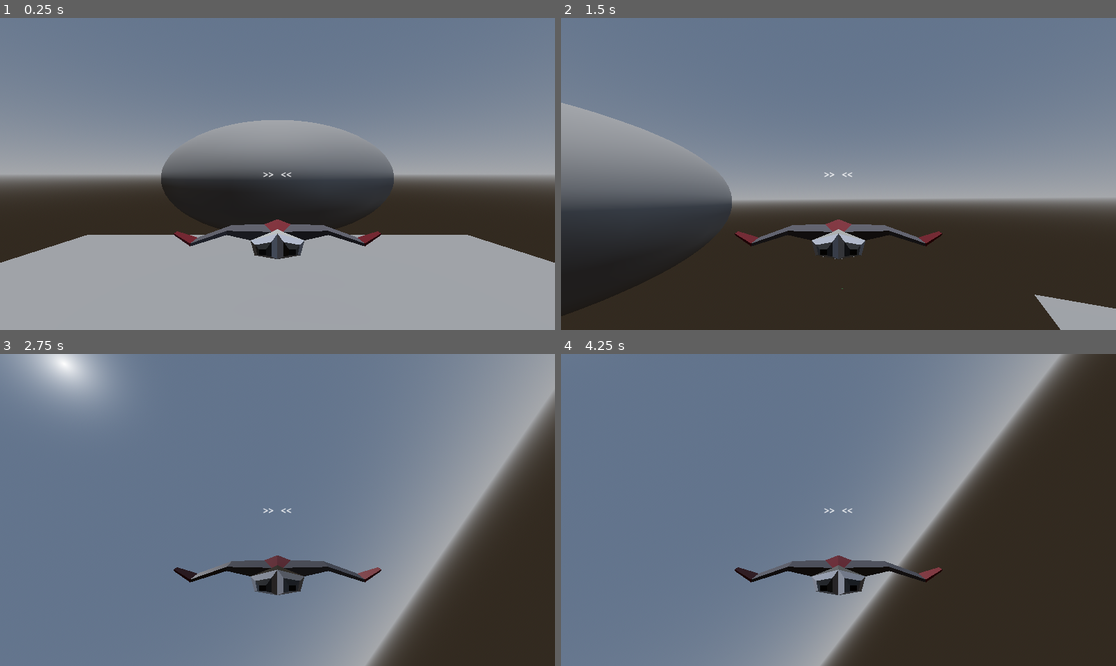
Above: before the commit, frames 1-4 (two rows, left to right).
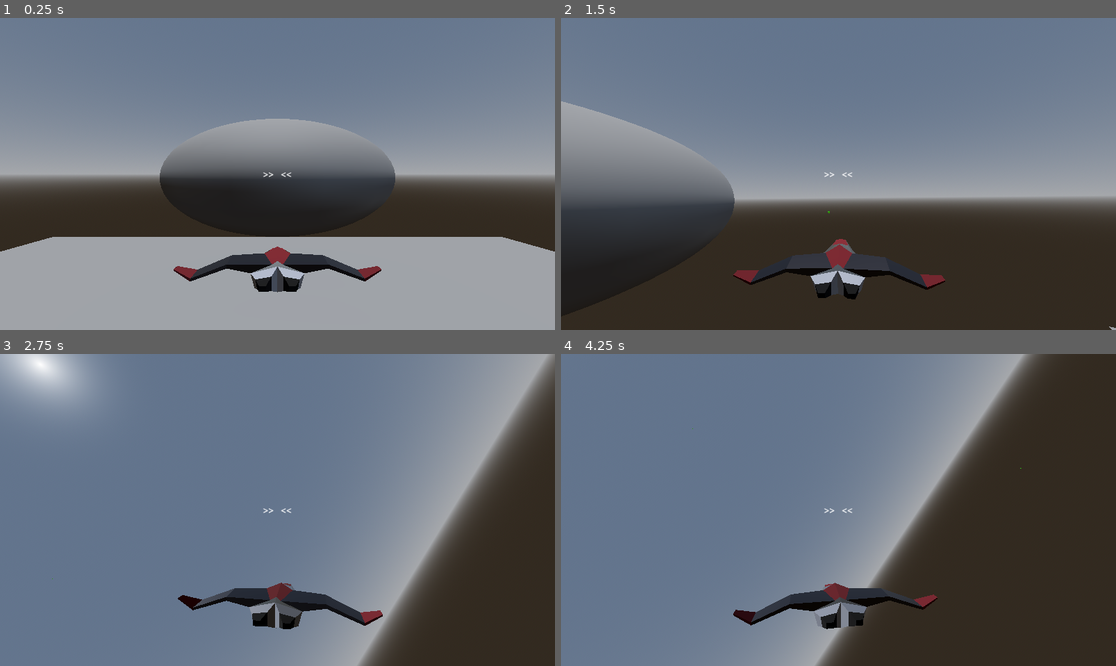
Above: after the commit, the same moments.

Repository: jonathaneeckhout/operationmothership
Game: Godot game, scene res://scenes/main/main.tscn
Two runs of this game, one before a commit and one after it. Both use one fixed random seed, a clock stepped at 60 frames per second and the inputs below.
Inputs (mouse positions are in pixels of both pictures, inside the frame that each line leads up to):
- Up to frame 1 (0.25 s): no input
- Up to frame 2 (1.5 s): move the mouse to (960, 158) at 0.52 s; hold E (move_right) 0.53-1.28 s; click (960, 158) at 0.6 s; move the mouse to (727, 189) at 1.27 s; hold S (move_down) from 1.28 s (still down); click (727, 189) at 1.35 s
- Up to frame 3 (2.75 s): move the mouse to (333, 441) at 2.02 s; release S (move_down) at 2.03 s; hold E (move_right) from 2.03 s (still down); click (333, 441) at 2.1 s
- Up to frame 4 (4.25 s): move the mouse to (810, 572) at 2.77 s; release E (move_right) at 2.78 s; hold W (move_up) 2.78-3.53 s; click (810, 572) at 2.85 s; move the mouse to (1005, 556) at 3.52 s; hold Q (move_left) from 3.53 s (still down); click (1005, 556) at 3.6 s

The runs differ from the first frame. In frame 1, 4.9% of the frame differs, in the area x 0-100%, y 32-88%; in frame 2, 4.9%; in frame 3, 11%, in the area x 0-100%, y 0-100%; in frame 4, 9.6%.

Commit message:
add disc

Diff:
--- /dev/null
+++ b/operationmothership/components/player/lean_component/lean_component.gd
@@ -0,0 +1,15 @@
+extends Node
+
+@export var model: Node3D
+
+@onready var actor: CharacterBody3D = get_parent()
+@onready var input_component: PlayerInputComponent = actor.get_node_or_null("PlayerInputComponent")
+
+func _physics_process(delta: float) -> void:
+	var target_mesh_pitch = deg_to_rad(clamp(input_component.pitch, -1, 1) * 15.0)
+	var target_mesh_yaw = deg_to_rad(clamp(input_component.yaw, -1, 1) * 10.0)
+	var target_mesh_roll = deg_to_rad(clamp(input_component.roll, -1, 1) * 30.0)
+
+	model.rotation.x = lerp_angle(model.rotation.x, -target_mesh_pitch, delta * 5.0)
+	model.rotation.y = lerp_angle(model.rotation.y, -target_mesh_yaw, delta * 5.0)
+	model.rotation.z = lerp_angle(model.rotation.z, target_mesh_roll, delta * 5.0)
--- /dev/null
+++ b/operationmothership/components/player/lean_component/lean_component.tscn
@@ -0,0 +1,6 @@
+[gd_scene load_steps=2 format=3 uid="uid://b1jc8vqicxbkg"]
+
+[ext_resource type="Script" uid="uid://b0ko5aecu8mnb" path="res://components/player/lean_component/lean_component.gd" id="1_21pvu"]
+
+[node name="LeanComponent" type="Node"]
+script = ExtResource("1_21pvu")
--- a/operationmothership/components/player/player_input/player_input.gd
+++ /dev/null
@@ -1,34 +0,0 @@
-extends Node
-class_name PlayerInput
-
-@export var pitch := 0.0
-@export var yaw := 0.0
-@export var roll := 0.0
-
-@export var speed_up := false
-@export var slow_down := false
-
-@export var shoot := false
-
-@export var pitch_up_key := "move_up"
-@export var pitch_down_key := "move_down"
-@export var yaw_left_key := "move_left"
-@export var yaw_right_key := "move_right"
-@export var roll_left_key := "roll_left"
-@export var roll_right_key := "roll_right"
-
-@export var speed_up_key := "speed_up"
-@export var slow_down_key := "slow_down"
-
-@export var shoot_key := "shoot"
-
-
-func _physics_process(_delta: float) -> void:
-	pitch = Input.get_axis(pitch_up_key, pitch_down_key)
-	yaw = Input.get_axis(yaw_left_key, yaw_right_key)
-	roll = Input.get_axis(roll_left_key, roll_right_key)
-
-	speed_up = Input.is_action_pressed(speed_up_key)
-	slow_down = Input.is_action_pressed(slow_down_key)
-
-	shoot = Input.is_action_pressed(shoot_key)
--- a/operationmothership/components/player/player_input/player_input.tscn
+++ /dev/null
@@ -1,6 +0,0 @@
-[gd_scene load_steps=2 format=3 uid="uid://dtpxyqvi17yoi"]
-
-[ext_resource type="Script" uid="uid://c6afypjp06le4" path="res://components/player/player_input/player_input.gd" id="1_mpbbl"]
-
-[node name="PlayerInput" type="Node"]
-script = ExtResource("1_mpbbl")
--- /dev/null
+++ b/operationmothership/components/player/player_input_component/player_input_component.gd
@@ -0,0 +1,58 @@
+extends Node
+class_name PlayerInputComponent
+
+@export var pitch := 0.0
+@export var yaw := 0.0
+@export var roll := 0.0
+
+@export var speed_up := false
+@export var slow_down := false
+@export var shoot := false
+
+@export var pitch_up_key := "move_up"
+@export var pitch_down_key := "move_down"
+@export var yaw_left_key := "move_left"
+@export var yaw_right_key := "move_right"
+@export var roll_left_key := "roll_left"
+@export var roll_right_key := "roll_right"
+
+@export var speed_up_key := "speed_up"
+@export var slow_down_key := "slow_down"
+@export var shoot_key := "shoot"
+
+@export var mouse_sensitivity := 0.01
+@export var clamp_input := true
+
+var mouse_delta := Vector2.ZERO
+
+func _ready():
+	Input.mouse_mode = Input.MOUSE_MODE_CAPTURED
+
+func _unhandled_input(event: InputEvent) -> void:
+	if event is InputEventMouseMotion:
+		mouse_delta = event.relative
+
+
+func _physics_process(_delta: float) -> void:
+	# Keyboard input
+	var pitch_input = Input.get_axis(pitch_up_key, pitch_down_key)
+	var yaw_input = Input.get_axis(yaw_left_key, yaw_right_key)
+	var roll_input = Input.get_axis(roll_left_key, roll_right_key)
+
+	pitch_input += -mouse_delta.y * mouse_sensitivity
+	yaw_input  += mouse_delta.x * mouse_sensitivity
+
+	#if clamp_input:
+		#pitch_input = clamp(pitch_input, -1.0, 1.0)
+		#roll_input = clamp(roll_input, -1.0, 1.0)
+
+	pitch = pitch_input
+	yaw = yaw_input
+	roll = roll_input
+
+	speed_up = Input.is_action_pressed(speed_up_key)
+	slow_down = Input.is_action_pressed(slow_down_key)
+	shoot = Input.is_action_pressed(shoot_key)
+
+	# Reset mouse delta
+	mouse_delta = Vector2.ZERO
--- /dev/null
+++ b/operationmothership/components/player/player_input_component/player_input_component.tscn
@@ -0,0 +1,6 @@
+[gd_scene load_steps=2 format=3 uid="uid://dtpxyqvi17yoi"]
+
+[ext_resource type="Script" uid="uid://c6afypjp06le4" path="res://components/player/player_input_component/player_input_component.gd" id="1_8wyle"]
+
+[node name="PlayerInputComponent" type="Node"]
+script = ExtResource("1_8wyle")
--- a/operationmothership/components/player/player_movement/player_movement.tscn
+++ /dev/null
@@ -1,6 +0,0 @@
-[gd_scene load_steps=2 format=3 uid="uid://dnafsusluo6m7"]
-
-[ext_resource type="Script" uid="uid://ckhbpq3xh6c1j" path="res://components/player/player_movement/player_movement.gd" id="1_ndml5"]
-
-[node name="PlayerMovement" type="Node"]
-script = ExtResource("1_ndml5")
--- a/operationmothership/components/player/player_movement/player_movement.gd
+++ b/operationmothership/components/player/player_movement/player_movement_component.gd
@@ -15,7 +15,7 @@
 @export var rotation_lerp_speed := 5.0
 
 @onready var actor: CharacterBody3D = get_parent()
-@onready var input_component: PlayerInput = actor.get_node_or_null("PlayerInput")
+@onready var input_component: PlayerInputComponent = actor.get_node_or_null("PlayerInputComponent")
 
 var pitch_smoothed := 0.0
 var yaw_smoothed := 0.0
--- /dev/null
+++ b/operationmothership/components/player/player_movement/player_movement_component.tscn
@@ -0,0 +1,6 @@
+[gd_scene load_steps=2 format=3 uid="uid://dnafsusluo6m7"]
+
+[ext_resource type="Script" uid="uid://ckhbpq3xh6c1j" path="res://components/player/player_movement/player_movement_component.gd" id="1_key8n"]
+
+[node name="PlayerMovementComponent" type="Node"]
+script = ExtResource("1_key8n")
--- a/operationmothership/components/player/player_shoot_component/player_shoot_component.gd
+++ b/operationmothership/components/player/player_shoot_component/player_shoot_component.gd
@@ -2,10 +2,10 @@
 class_name PlayerSchoot
 
 @export var bullet_scene: PackedScene
-@export var fire_rate := 0.1
+@export var fire_rate := 0.3
 
 @onready var actor: CharacterBody3D = get_parent()
-@onready var input_component: PlayerInput = actor.get_node_or_null("PlayerInput")
+@onready var input_component: PlayerInputComponent = actor.get_node_or_null("PlayerInputComponent")
 
 var weaponTimer: Timer = null
 
@@ -25,7 +25,7 @@
 		return
 
 	var bullet = bullet_scene.instantiate()
-	bullet.global_position = actor.global_position
+	bullet.transform = actor.global_transform
 	Game.projectiles.add_child(bullet)
 
 	weaponTimer.start(fire_rate)
--- a/operationmothership/scenes/main/main.tscn
+++ b/operationmothership/scenes/main/main.tscn
@@ -1,7 +1,8 @@
-[gd_scene load_steps=8 format=3 uid="uid://4v3xop75ppnm"]
+[gd_scene load_steps=9 format=3 uid="uid://4v3xop75ppnm"]
 
 [ext_resource type="PackedScene" uid="uid://wogx6u7s37l8" path="res://scenes/player/player.tscn" id="1_hyk8p"]
 [ext_resource type="Script" uid="uid://b8273v2hadlec" path="res://scenes/main/main.gd" id="1_iuonh"]
+[ext_resource type="PackedScene" uid="uid://bfyxgy5yu2wku" path="res://assets/models/enemies/disc.glb" id="3_k2fmo"]
 
 [sub_resource type="PlaneMesh" id="PlaneMesh_hyk8p"]
 size = Vector2(100, 100)
@@ -45,3 +46,9 @@
 
 [node name="WorldEnvironment" type="WorldEnvironment" parent="."]
 environment = SubResource("Environment_k2fmo")
+
+[node name="disc" parent="." instance=ExtResource("3_k2fmo")]
+transform = Transform3D(1, 0, 0, 0, 1, 0, 0, 0, 1, -38.5093, 26.8404, -18.1335)
+
+[node name="disc2" parent="." instance=ExtResource("3_k2fmo")]
+transform = Transform3D(1, 0, 0, 0, 1, 0, 0, 0, 1, -38.5093, 26.8404, -18.1335)
--- a/operationmothership/scenes/player/player.tscn
+++ b/operationmothership/scenes/player/player.tscn
@@ -1,31 +1,36 @@
-[gd_scene load_steps=8 format=3 uid="uid://wogx6u7s37l8"]
+[gd_scene load_steps=9 format=3 uid="uid://wogx6u7s37l8"]
 
 [ext_resource type="PackedScene" uid="uid://6buowbd7jyso" path="res://assets/models/ships/Spaceship.glb" id="1_8afob"]
 [ext_resource type="Script" uid="uid://86geceonjnhl" path="res://scenes/player/player.gd" id="1_dovo2"]
-[ext_resource type="PackedScene" uid="uid://dtpxyqvi17yoi" path="res://components/player/player_input/player_input.tscn" id="2_gmlin"]
-[ext_resource type="PackedScene" uid="uid://dnafsusluo6m7" path="res://components/player/player_movement/player_movement.tscn" id="3_lvxji"]
+[ext_resource type="PackedScene" uid="uid://dtpxyqvi17yoi" path="res://components/player/player_input_component/player_input_component.tscn" id="2_gmlin"]
+[ext_resource type="PackedScene" uid="uid://dnafsusluo6m7" path="res://components/player/player_movement/player_movement_component.tscn" id="3_lvxji"]
 [ext_resource type="PackedScene" uid="uid://clcbqjtkctfgi" path="res://components/player/player_shoot_component/player_shoot_component.tscn" id="4_p47bc"]
 [ext_resource type="PackedScene" uid="uid://b20pytb2alsy2" path="res://scenes/projectiles/lazer/lazer.tscn" id="5_75vfm"]
+[ext_resource type="PackedScene" uid="uid://b1jc8vqicxbkg" path="res://components/player/lean_component/lean_component.tscn" id="6_0owmy"]
 
 [sub_resource type="CapsuleShape3D" id="CapsuleShape3D_x7p2l"]
 
 [node name="Player" type="CharacterBody3D"]
 script = ExtResource("1_dovo2")
 
-[node name="PlayerInput" parent="." instance=ExtResource("2_gmlin")]
+[node name="PlayerInputComponent" parent="." instance=ExtResource("2_gmlin")]
 
-[node name="PlayerMovement" parent="." instance=ExtResource("3_lvxji")]
+[node name="PlayerMovementComponent" parent="." instance=ExtResource("3_lvxji")]
 
 [node name="PlayerShootComponent" parent="." instance=ExtResource("4_p47bc")]
 bullet_scene = ExtResource("5_75vfm")
+
+[node name="LeanComponent" parent="." node_paths=PackedStringArray("model") instance=ExtResource("6_0owmy")]
+model = NodePath("../Model")
 
 [node name="CollisionShape3D" type="CollisionShape3D" parent="."]
 shape = SubResource("CapsuleShape3D_x7p2l")
 
 [node name="Model" parent="." instance=ExtResource("1_8afob")]
+transform = Transform3D(0.5, 0, 0, 0, 0.5, 0, 0, 0, 0.5, 0, -0.212305, 0)
 
 [node name="Camera3D" type="Camera3D" parent="."]
-transform = Transform3D(-1, 0, -8.74228e-08, 0, 1, 0, 8.74228e-08, 0, -1, 0, 6, -16)
+transform = Transform3D(-1, 0, -8.74228e-08, 0, 1, 0, 8.74228e-08, 0, -1, 0, 4, -8)
 
 [node name="PlayerUI" type="CanvasLayer" parent="Camera3D"]
 
--- a/operationmothership/scenes/projectiles/lazer/lazer.gd
+++ b/operationmothership/scenes/projectiles/lazer/lazer.gd
@@ -1,7 +1,23 @@
 extends Node3D
 
-@export var direction := Vector3()
-@export var speed := 0.0
+@export var direction := Vector3(0,0,1)
+@export var speed := 300.0
+@export var delete_time := 3.0
+var initial_speed := 0.0
+
+var delete_timer: Timer = null
+
+func _ready() -> void:
+	delete_timer = Timer.new()
+	delete_timer.name = "DeleteTimer"
+	delete_timer.wait_time = delete_time
+	delete_timer.one_shot = true
+	delete_timer.autostart = true
+	delete_timer.timeout.connect(_on_delete_timer_timeout)
+	add_child(delete_timer)
 
 func _physics_process(delta: float) -> void:
-	translate(direction * speed * delta)
+	translate(direction * (speed + initial_speed) * delta)
+
+func _on_delete_timer_timeout() -> void:
+	queue_free()
--- a/operationmothership/scenes/projectiles/lazer/lazer.tscn
+++ b/operationmothership/scenes/projectiles/lazer/lazer.tscn
@@ -7,13 +7,13 @@
 metallic = 1.0
 roughness = 0.4
 emission_enabled = true
-emission = Color(1, 1, 1, 1)
-emission_energy_multiplier = 0.2
+emission = Color(0.32549, 1, 0, 1)
+emission_energy_multiplier = 0.55
 
 [sub_resource type="CapsuleMesh" id="CapsuleMesh_r7tvf"]
 material = SubResource("StandardMaterial3D_dd60r")
-radius = 0.01
-height = 0.1
+radius = 0.2
+height = 0.5
 
 [node name="Lazer" type="Node3D"]
 script = ExtResource("1_r7tvf")
Binary file added: operationmothership/assets/models/enemies/disc.glb
Not shown, added: operationmothership/assets/models/enemies/disc.glb.import
Binary file changed: operationmothership/assets/models/ships/Spaceship.glb
Not shown, added: operationmothership/components/player/lean_component/lean_component.gd.uid
Renamed: operationmothership/components/player/player_input/player_input.gd.uid -> operationmothership/components/player/player_input_component/player_input_component.gd.uid
Renamed: operationmothership/components/player/player_movement/player_movement.gd.uid -> operationmothership/components/player/player_movement/player_movement_component.gd.uid
